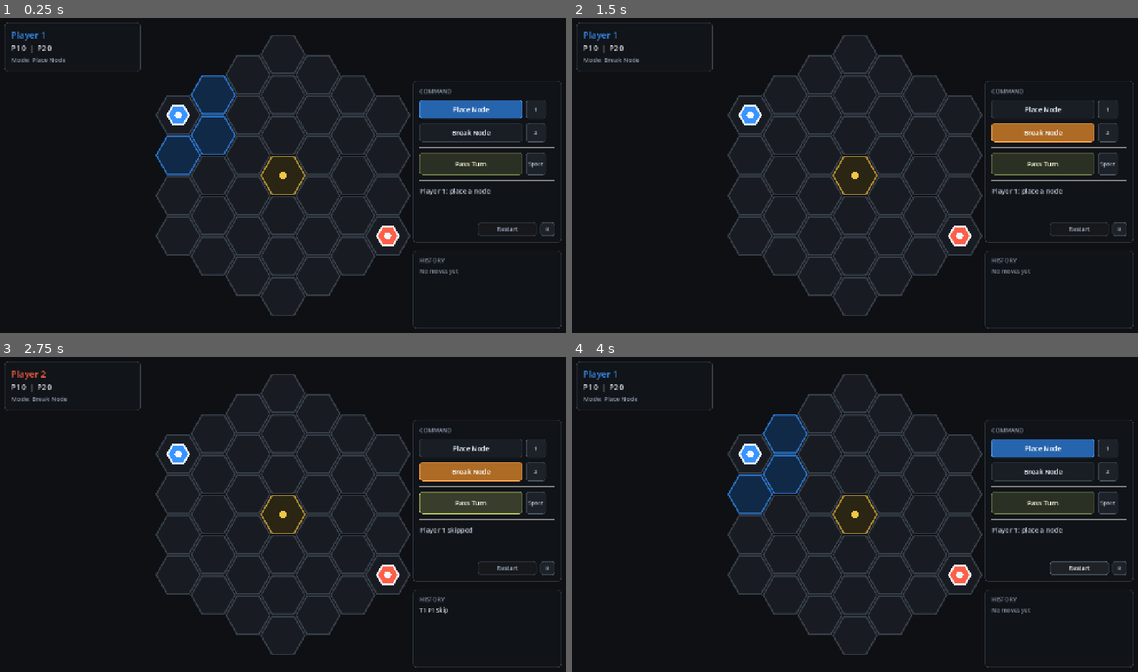
Above: before the commit, frames 1-4 (two rows, left to right).
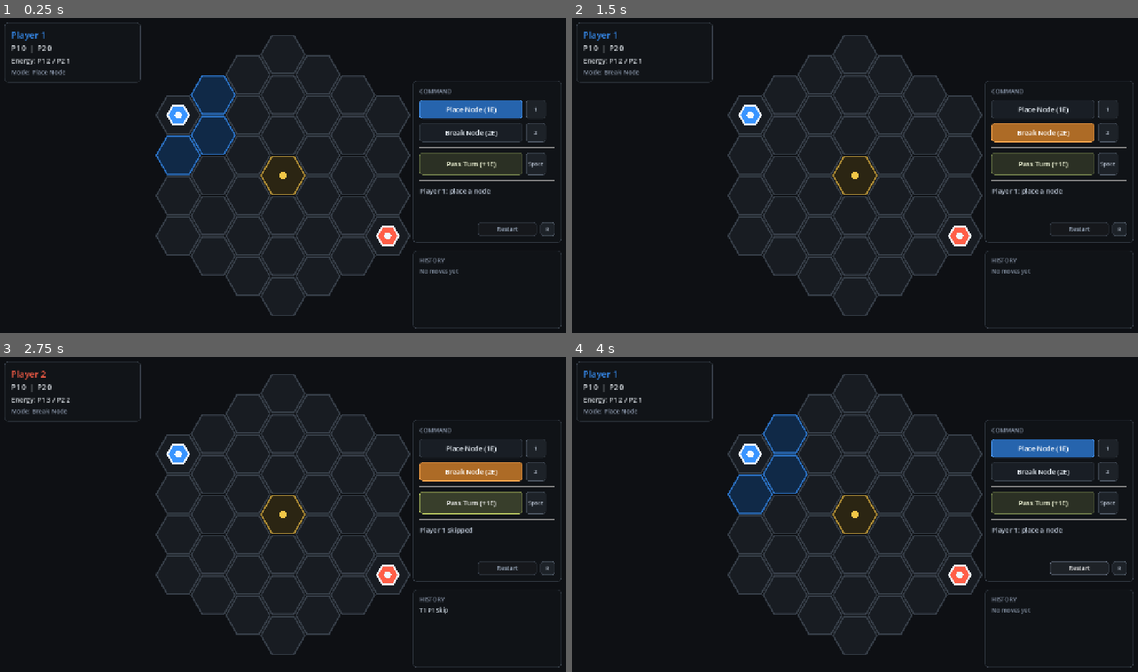
Above: after the commit, the same moments.

Repository: skulhex/hollow-grid
Game: Godot game, scene res://main.tscn
The game is run twice, just before and just after one commit, with the same random seed, the same clock (stepped at 60 frames per second) and the same inputs.
Inputs:
- Up to frame 1 (0.25 s): no input
- Up to frame 2 (1.5 s): click "Place Node" (after the commit: "Place Node (1E)") at 0.5 s; click "Break Node" (after the commit: "Break Node (2E)") at 1.25 s
- Up to frame 3 (2.75 s): click "Pass Turn" (after the commit: "Pass Turn (+1E)") at 2 s
- Up to frame 4 (4 s): click "Restart" at 2.75 s; click "Restart" at 3.5 s

The runs differ from the first frame. In frame 1, 0.7% of the frame differs, in the area x 0-88%, y 12-48%; in frame 2, 0.7%; in frame 3, 0.7%; in frame 4, 0.7%.

Commit message:
Experiment with energy-based actions

Diff:
--- a/game/main.tscn
+++ b/game/main.tscn
@@ -48,6 +48,10 @@
 [node name="ScoreLabel" type="Label" parent="HUD/Root/StatusPanel/StatusMargin/StatusVBox"]
 layout_mode = 2
 text = "P1 0  |  P2 0"
+
+[node name="EnergyLabel" type="Label" parent="HUD/Root/StatusPanel/StatusMargin/StatusVBox"]
+layout_mode = 2
+text = "Energy: P1 2 / P2 1"
 
 [node name="SelectedLabel" type="Label" parent="HUD/Root/StatusPanel/StatusMargin/StatusVBox"]
 layout_mode = 2
@@ -89,7 +93,7 @@
 layout_mode = 2
 focus_mode = 0
 toggle_mode = true
-text = "Place Node"
+text = "Place Node (1E)"
 
 [node name="PlaceKeyLabel" type="Label" parent="HUD/Root/CommandPanel/CommandMargin/CommandVBox/PlaceRow"]
 custom_minimum_size = Vector2(44, 42)
@@ -107,7 +111,7 @@
 layout_mode = 2
 focus_mode = 0
 toggle_mode = true
-text = "Break Node"
+text = "Break Node (2E)"
 
 [node name="BreakKeyLabel" type="Label" parent="HUD/Root/CommandPanel/CommandMargin/CommandVBox/BreakRow"]
 custom_minimum_size = Vector2(44, 42)
@@ -127,7 +131,7 @@
 custom_minimum_size = Vector2(230, 50)
 layout_mode = 2
 focus_mode = 0
-text = "Pass Turn"
+text = "Pass Turn (+1E)"
 
 [node name="SkipKeyLabel" type="Label" parent="HUD/Root/CommandPanel/CommandMargin/CommandVBox/SkipRow"]
 custom_minimum_size = Vector2(44, 50)
--- a/game/scripts/hud.gd
+++ b/game/scripts/hud.gd
@@ -10,6 +10,7 @@
 @onready var history_panel: PanelContainer = $Root/HistoryPanel
 @onready var turn_label: Label = $Root/StatusPanel/StatusMargin/StatusVBox/TurnLabel
 @onready var score_label: Label = $Root/StatusPanel/StatusMargin/StatusVBox/ScoreLabel
+@onready var energy_label: Label = $Root/StatusPanel/StatusMargin/StatusVBox/EnergyLabel
 @onready var selected_label: Label = $Root/StatusPanel/StatusMargin/StatusVBox/SelectedLabel
 @onready var command_title: Label = $Root/CommandPanel/CommandMargin/CommandVBox/CommandTitle
 @onready var history_title: Label = $Root/HistoryPanel/HistoryMargin/HistoryVBox/HistoryTitle
@@ -39,6 +40,7 @@
 
 func _ready() -> void:
 	_apply_theme()
+	_apply_button_text()
 	place_button.pressed.connect(_on_place_pressed)
 	break_button.pressed.connect(_on_break_pressed)
 	skip_button.pressed.connect(_on_skip_pressed)
@@ -53,6 +55,10 @@
 		match_state.scores[GameDefs.PLAYER_ONE],
 		match_state.scores[GameDefs.PLAYER_TWO],
 	]
+	energy_label.text = "Energy: P1 %d / P2 %d" % [
+		match_state.energy[GameDefs.PLAYER_ONE],
+		match_state.energy[GameDefs.PLAYER_TWO],
+	]
 	selected_label.text = "Mode: %s" % _action_label(selected_action_type)
 	status_label.text = match_state.status_message
 
@@ -74,12 +80,14 @@
 
 	turn_label.add_theme_font_size_override("font_size", 20)
 	score_label.add_theme_font_size_override("font_size", 16)
+	energy_label.add_theme_font_size_override("font_size", 15)
 	selected_label.add_theme_font_size_override("font_size", 14)
 	command_title.add_theme_font_size_override("font_size", 13)
 	history_title.add_theme_font_size_override("font_size", 13)
 	status_label.add_theme_font_size_override("font_size", 15)
 
 	score_label.add_theme_color_override("font_color", Color(0.88, 0.9, 0.92))
+	energy_label.add_theme_color_override("font_color", Color(0.88, 0.9, 0.92))
 	selected_label.add_theme_color_override("font_color", Color(0.55, 0.6, 0.68))
 	command_title.add_theme_color_override("font_color", Color(0.55, 0.6, 0.68))
 	history_title.add_theme_color_override("font_color", Color(0.55, 0.6, 0.68))
@@ -174,6 +182,12 @@
 	return style
 
 
+func _apply_button_text() -> void:
+	place_button.text = "Place Node (%dE)" % MatchState.PLACE_NODE_COST
+	break_button.text = "Break Node (%dE)" % MatchState.BREAK_NODE_COST
+	skip_button.text = "Pass Turn (+%dE)" % MatchState.SKIP_ENERGY_GAIN
+
+
 func _refresh_history(move_history: Array[Dictionary]) -> void:
 	var start_index: int = maxi(0, move_history.size() - history_rows.size())
 	var visible_moves := move_history.slice(start_index)
--- a/game/scripts/main.gd
+++ b/game/scripts/main.gd
@@ -71,7 +71,11 @@
 
 func _submit_selected_cell_action(cell: Vector2i) -> Dictionary:
 	if not match_state.can_target_action(selected_action_type, cell):
-		match_state.status_message = "Select a highlighted target for %s" % _action_label(selected_action_type)
+		if match_state.can_target_action_shape(selected_action_type, cell) and not match_state.can_afford_action(match_state.current_player, selected_action_type):
+			match_state.status_message = match_state.action_energy_requirement_message(selected_action_type)
+		else:
+			match_state.status_message = "Select a highlighted target for %s" % _action_label(selected_action_type)
+
 		_refresh()
 		return {
 			"ok": false,
--- a/game/scripts/match_state.gd
+++ b/game/scripts/match_state.gd
@@ -3,6 +3,14 @@
 
 const OBJECT_CORE := "core"
 const OBJECT_NODE := "node"
+
+const MAX_ENERGY := 3
+const START_ENERGY := 1
+const TURN_ENERGY_GAIN := 1
+const SKIP_ENERGY_GAIN := 1
+const PLACE_NODE_COST := 1
+const BREAK_NODE_COST := 2
+const SKIP_COST := 0
 
 var board_radius: int
 var objects: Dictionary = {}
@@ -10,6 +18,10 @@
 	GameDefs.PLAYER_ONE: 0,
 	GameDefs.PLAYER_TWO: 0,
 }
+var energy: Dictionary = {
+	GameDefs.PLAYER_ONE: START_ENERGY,
+	GameDefs.PLAYER_TWO: START_ENERGY,
+}
 var current_player := GameDefs.PLAYER_ONE
 var finished := false
 var status_message := "Player 1: place a node"
@@ -26,11 +38,14 @@
 	objects.clear()
 	scores[GameDefs.PLAYER_ONE] = 0
 	scores[GameDefs.PLAYER_TWO] = 0
+	energy[GameDefs.PLAYER_ONE] = START_ENERGY
+	energy[GameDefs.PLAYER_TWO] = START_ENERGY
 	current_player = GameDefs.PLAYER_ONE
 	finished = false
 	status_message = "%s: place a node" % GameDefs.player_label(current_player)
 	turn_number = 1
 	move_history.clear()
+	_grant_energy(current_player, TURN_ENERGY_GAIN)
 
 	_add_object(Vector2i(-board_radius, 0), OBJECT_CORE, GameDefs.PLAYER_ONE)
 	_add_object(Vector2i(board_radius, 0), OBJECT_CORE, GameDefs.PLAYER_TWO)
@@ -110,6 +125,13 @@
 	if finished:
 		return false
 
+	if not can_afford_action(current_player, action_type):
+		return false
+
+	return can_target_action_shape(action_type, cell)
+
+
+func can_target_action_shape(action_type: String, cell: Vector2i) -> bool:
 	match action_type:
 		GameAction.TYPE_PLACE_NODE:
 			return can_place_node(cell)
@@ -119,6 +141,30 @@
 			return false
 
 
+func can_afford_action(player: String, action_type: String) -> bool:
+	return int(energy.get(player, 0)) >= action_cost(action_type)
+
+
+func action_cost(action_type: String) -> int:
+	match action_type:
+		GameAction.TYPE_PLACE_NODE:
+			return PLACE_NODE_COST
+		GameAction.TYPE_BREAK_NODE:
+			return BREAK_NODE_COST
+		GameAction.TYPE_SKIP:
+			return SKIP_COST
+		_:
+			return 0
+
+
+func action_energy_requirement_message(action_type: String) -> String:
+	return "%s needs %d Energy to %s" % [
+		GameDefs.player_label(current_player),
+		action_cost(action_type),
+		_action_verb(action_type),
+	]
+
+
 func contains_cell(cell: Vector2i) -> bool:
 	return abs(cell.x) <= board_radius and abs(cell.y) <= board_radius and abs(cell.x + cell.y) <= board_radius
 
@@ -153,6 +199,11 @@
 		status_message = "%s cannot place there" % GameDefs.player_label(current_player)
 		return _result(false, status_message, action)
 
+	if not can_afford_action(current_player, action.action_type):
+		status_message = action_energy_requirement_message(action.action_type)
+		return _result(false, status_message, action)
+
+	_spend_energy(current_player, PLACE_NODE_COST)
 	_add_object(action.cell, OBJECT_NODE, current_player)
 	_complete_successful_action(action, "%s placed a node" % GameDefs.player_label(current_player))
 	return _result(true, status_message, action)
@@ -173,12 +224,18 @@
 		status_message = "%s needs an active neighbor to break a node" % GameDefs.player_label(current_player)
 		return _result(false, status_message, action)
 
+	if not can_afford_action(current_player, action.action_type):
+		status_message = action_energy_requirement_message(action.action_type)
+		return _result(false, status_message, action)
+
+	_spend_energy(current_player, BREAK_NODE_COST)
 	objects.erase(cell_key(action.cell))
 	_complete_successful_action(action, "%s broke an enemy node" % GameDefs.player_label(current_player))
 	return _result(true, status_message, action)
 
 
 func _apply_skip(action: GameAction) -> Dictionary:
+	_grant_energy(current_player, SKIP_ENERGY_GAIN)
 	_complete_successful_action(action, "%s skipped" % GameDefs.player_label(current_player))
 	return _result(true, status_message, action)
 
@@ -197,6 +254,7 @@
 		"has_cell": action.has_cell,
 		"cell": action.cell,
 		"message": message,
+		"energy_after": energy[action.player],
 	})
 
 
@@ -210,6 +268,7 @@
 	else:
 		status_message = message
 		current_player = GameDefs.other_player(current_player)
+		_grant_energy(current_player, TURN_ENERGY_GAIN)
 
 
 func _score_control_point() -> void:
@@ -274,6 +333,26 @@
 	}
 
 
+func _spend_energy(player: String, amount: int) -> void:
+	energy[player] = maxi(0, int(energy.get(player, 0)) - amount)
+
+
+func _grant_energy(player: String, amount: int) -> void:
+	energy[player] = mini(MAX_ENERGY, int(energy.get(player, 0)) + amount)
+
+
+func _action_verb(action_type: String) -> String:
+	match action_type:
+		GameAction.TYPE_PLACE_NODE:
+			return "place"
+		GameAction.TYPE_BREAK_NODE:
+			return "break"
+		GameAction.TYPE_SKIP:
+			return "skip"
+		_:
+			return action_type
+
+
 func _parse_action(raw_action: Variant) -> GameAction:
 	if raw_action is GameAction:
 		return raw_action
